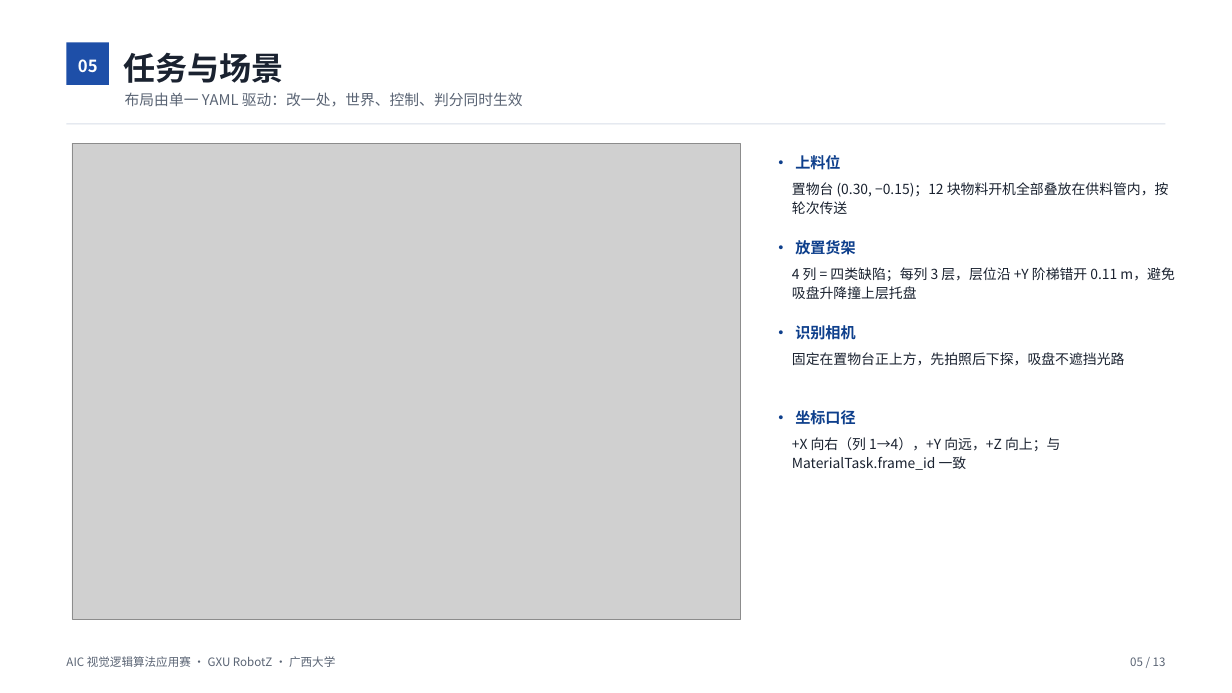
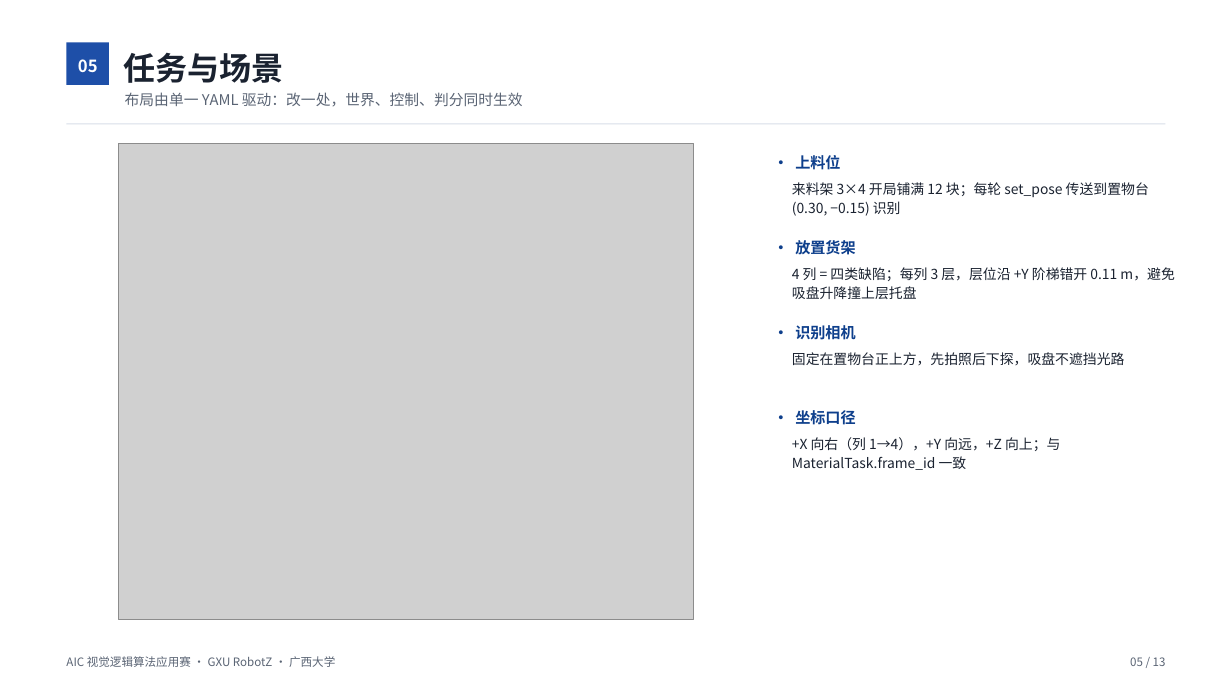
Before and after one commit to NileuyGneHz/AIC_cv-dev, a slide deck: slide 5 of docs/competition/AIC视觉分拣技术文档/AIC视觉分拣技术文档.pptx. Drawn at 1232x693 pixels with LibreOffice and Linux fonts; fonts in the diff are those of the drawing; grey boxes stand for pictures. Boxes give left, top, right and bottom in pixels: in the first picture for what was removed or moved away, otherwise in the second. Text is boxed around its words. In the diff, an @@ line names an element or a change of style, - is before the commit and + after.

Commit message:
docs(competition): 技术文档按 M4 重做场景图与文案
PPT 是提交物，但一直停在 M3：图里画的是「供料管（12 块叠放）」，
而现在的演示是「来料架 3×4 开局铺满」。评审对着 PPT 看演示会对不上。

- gen_scene_map.py：按 M4 重写（原来读 layout["magazine"]，那段已删除，
  脚本一跑就 KeyError）。现在画来料架 3×4（12 个格位 + 类型色圆点）、
  置物台、分拣货架 4×3，动线改为「① 上料 → ② 拍照 → ③ 吸取入列」；
  标注位置调了三轮，消除四处文字重叠。
- build_ppt.py：三处文案（行程覆盖、上料位、态势图）改为来料架口径；
  「M3 实测」改 M4；导入方式改为「系统 python3 + 把 .pptx_deps 追加到 sys.path」
  ——原来 PYTHONPATH 前置会让 python-pptx 拿到 .pptx_deps 里缺 .so 的 lxml，
  直接 ImportError 起不来。
- STORY.md：第 5 页大纲同步。
- 重新生成 pptx/pdf（13 页），第 5、11 页渲染核对过：图与文案一致、无溢出。

说明：`--cam-z`、`handle_dwell_s` 等 P3 修复不影响本 PPT 数字，未改其它页。

```diff
--- a/docs/competition/AIC视觉分拣技术文档/AIC视觉分拣技术文档.pptx
+++ b/docs/competition/AIC视觉分拣技术文档/AIC视觉分拣技术文档.pptx
@@ picture: place and size @@
-picture at (72, 143, 740, 619)
+picture at (118, 143, 694, 619)
@@ text at (792, 182, 1149, 216): text changed @@
-置物台 (0.30, −0.15)；12 块物料开机全部叠放在供料管内，按轮次传送
+来料架 3×4 开局铺满 12 块；每轮 set_pose 传送到置物台 (0.30, −0.15) 识别
```
Also in this commit, not shown: 3 other slides changed, 5 other files.
